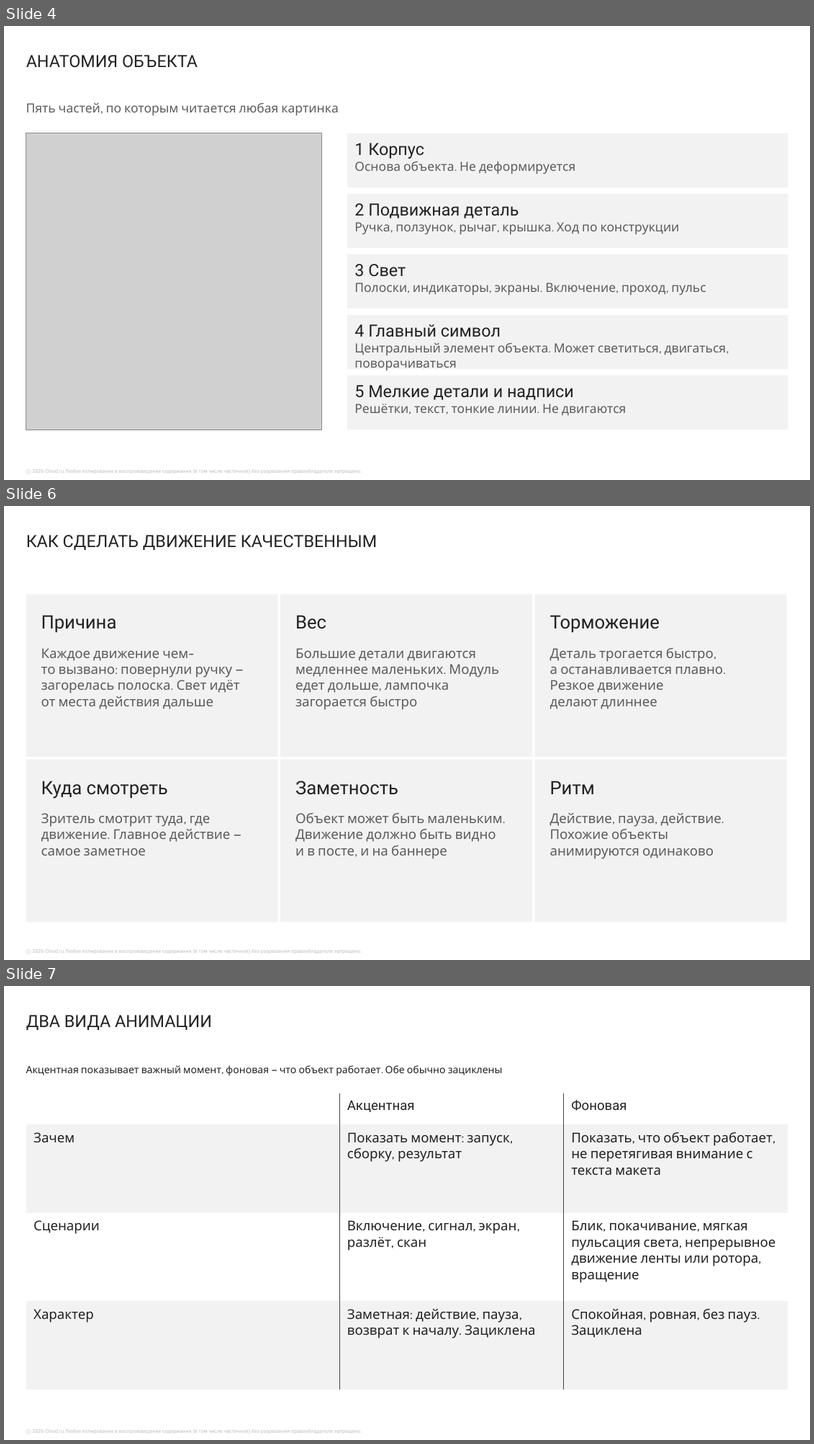
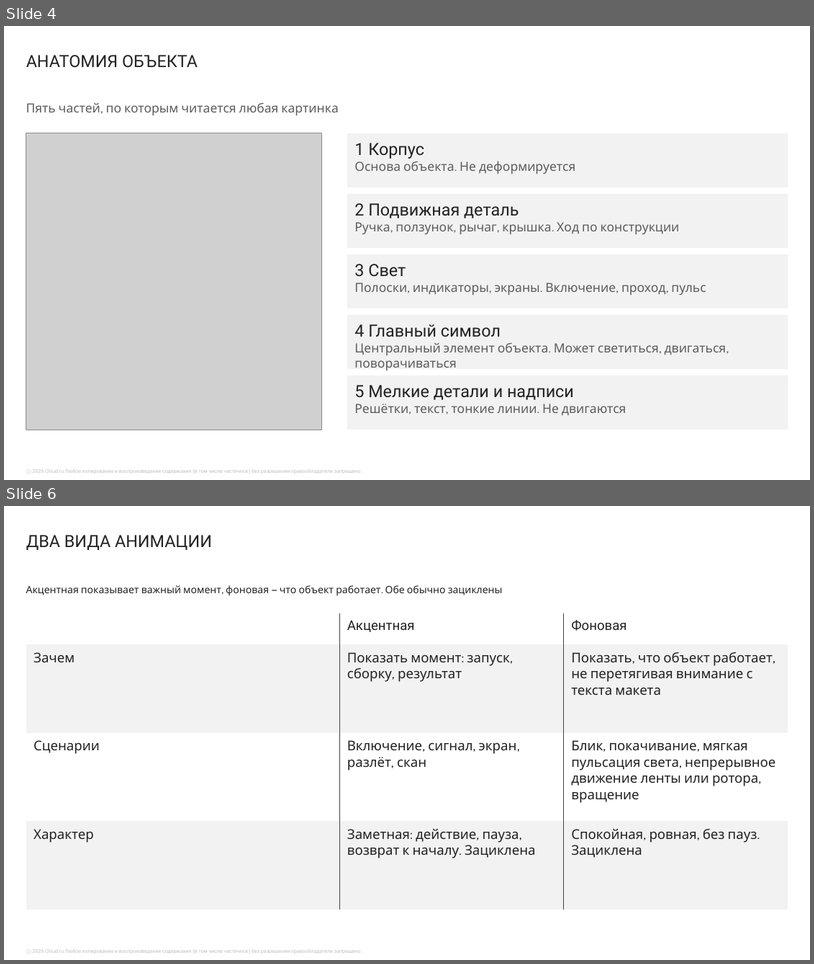
Before and after one commit to m4ks4/Principles-of-animating-corporate-imagery, a slide deck: Анимация корпоративных изображений.pptx. Shown one above the other, each under a label of ours: slides 4, 6 and 7 before the commit, slides 4 and 6 after it; the slides between them are not shown. The pictures are 814x1444 and 814x964 pixels, drawn with LibreOffice and Linux fonts; fonts in the diff are those of the drawing; grey boxes stand for pictures; background and template pictures are left out. Boxes give left, top, right and bottom in pixels: in the first picture for what was removed or moved away, otherwise in the second. Text is boxed around its words. In the diff, an @@ line names an element or a change of style, - is before the commit and + after.

```diff
--- a/Анимация корпоративных изображений.pptx
+++ b/Анимация корпоративных изображений.pptx
@@ slide 6 removed at [4, 506, 810, 960], background #FFFFFF; not listed: 1 template element that a slide beside it also shows @@
@@ title removed at [26, 535, 377, 550] @@
-КАК СДЕЛАТЬ ДВИЖЕНИЕ КАЧЕСТВЕННЫМ
@@ rectangle removed at [26, 595, 278, 757] @@
@@ rectangle removed at [280, 595, 532, 757] @@
@@ rectangle removed at [535, 595, 787, 757] @@
@@ text removed at [41, 615, 117, 633] @@
-Причина
@@ text removed at [296, 615, 327, 629] @@
-Вес
@@ text removed at [550, 615, 660, 633] @@
-Торможение
@@ text removed at [41, 648, 240, 709] @@
-Каждое движение чем-то вызвано: повернули ручку — загорелась полоска. Свет идёт от места действия дальше
@@ text removed at [296, 648, 499, 710] @@
-Большие детали двигаются медленнее маленьких. Модуль едет дольше, лампочка загорается быстро
@@ text removed at [550, 648, 723, 709] @@
-Деталь трогается быстро, а останавливается плавно. Резкое движение делают длиннее
@@ rectangle removed at [26, 759, 278, 922] @@
@@ rectangle removed at [280, 759, 532, 922] @@
@@ rectangle removed at [535, 759, 787, 922] @@
@@ text removed at [41, 780, 168, 798] @@
-Куда смотреть
@@ text removed at [296, 780, 399, 795] @@
-Заметность
@@ text removed at [550, 780, 595, 794] @@
-Ритм
@@ text removed at [41, 813, 230, 855] @@
-Зритель смотрит туда, где движение. Главное действие — самое заметное
@@ text removed at [296, 813, 502, 859] @@
-Объект может быть маленьким. Движение должно быть видно и в посте, и на баннере
@@ text removed at [550, 813, 722, 859] @@
-Действие, пауза, действие. Похожие объекты анимируются одинаково
@@ what was slide 7 is now slide 6 @@
```
Also in this commit, not shown: 2 slides changed, 8 other files.
